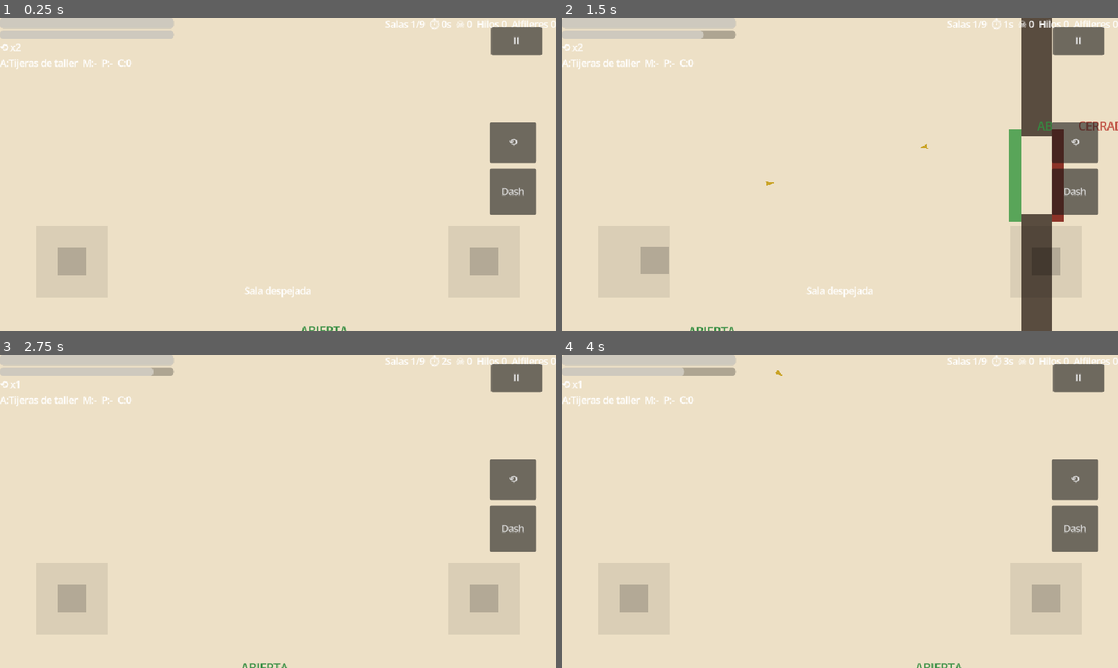
Above: before the commit, frames 1-4 (two rows, left to right).
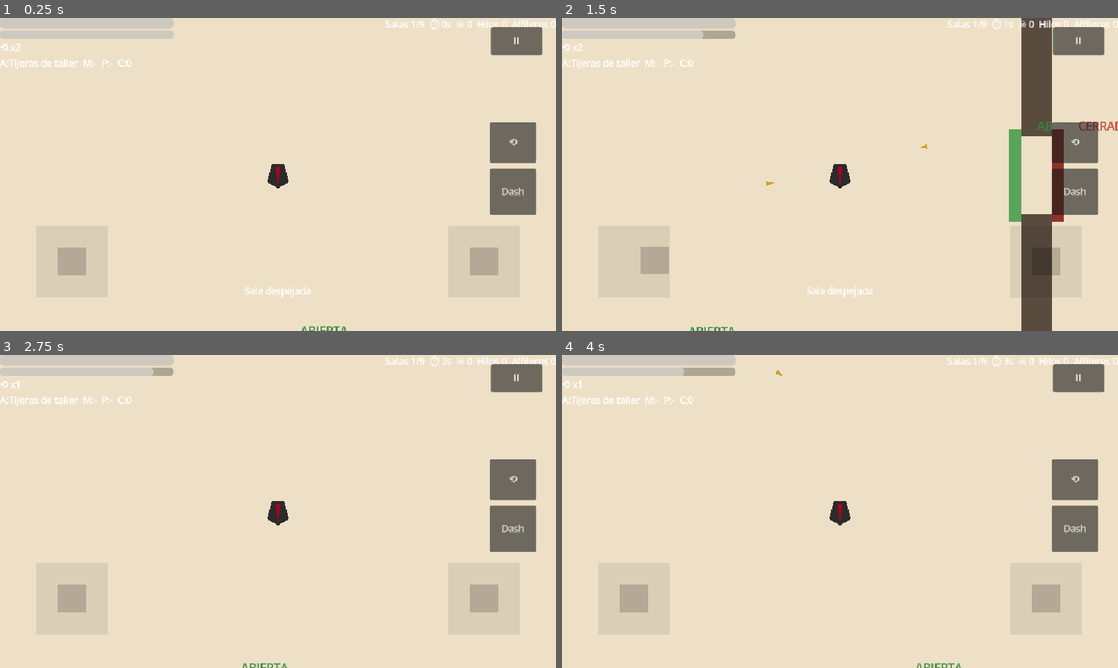
Above: after the commit, the same moments.

Repository: alex0593/Cuerda_y_Tijeras
Game: Godot game, scene res://gameplay/main/game.tscn
The game is run twice, just before and just after one commit, with the same random seed, the same clock (stepped at 60 frames per second) and the same inputs.
Inputs (mouse positions are in pixels of both pictures, inside the frame that each line leads up to):
- Up to frame 1 (0.25 s): no input
- Up to frame 2 (1.5 s): tap Enter at 0.5 s; move the mouse to (962, 158) at 0.52 s; hold D (move_right) 0.53-1.25 s; tap Space (dash) at 0.6 s; click (962, 158) at 0.67 s; drag from (728, 190) to (1029, 174) at 1.27 s
- Up to frame 3 (2.75 s): move the mouse to (333, 442) at 2.02 s; hold D (move_right) from 2.03 s (still down); tap Q (rewind) at 2.1 s
- Up to frame 4 (4 s): release D (move_right) at 2.75 s; drag from (812, 574) to (673, 464) at 2.77 s; move the mouse to (1006, 558) at 3.52 s; hold A (move_left) from 3.53 s (still down); tap Space (dash) at 3.6 s

The runs differ from the first frame. In frame 1, 0.2% of the frame differs, in the area x 48-52%, y 46-55%; in frame 2, 0.2%; in frame 3, 0.2%; in frame 4, 0.2%.

Commit message:
fix: la jugadora se dibujaba debajo del suelo del mapa
Al hacer las salas explorables la jugadora pasó a ser hija de Main en vez
de hija de la sala, pero se dejó move_child(player, 0), que la colocaba
antes que las nueve salas. Como el suelo de cada sala es un Polygon2D en
z_index 0 y se dibuja después, la tapaba entera: en el móvil no se veía
nada, ni el personaje ni el juego.

- game.gd: la jugadora se queda como última hija y se le pone z_index 5,
  por encima del suelo y los muros. El orden de hermanos ya la ponía
  última, pero el z_index lo deja a salvo de que alguien reordene el árbol.
- test_h1_rooms lo cubre: la jugadora tiene que dibujarse por encima del
  suelo de la sala.

Este era el fallo de verdad del encuadre; lo del joystick era secundario.

Diff:
--- a/gameplay/main/game.gd
+++ b/gameplay/main/game.gd
@@ -7,6 +7,8 @@
 
 const START_CELL := Vector2i(0, 0)
 const REPAIR_ID := "repair"
+# Por encima del suelo y los muros de la sala, que van en 0.
+const PLAYER_Z := 5
 const STEP := {"left": Vector2i(-1, 0), "right": Vector2i(1, 0), "up": Vector2i(0, -1), "down": Vector2i(0, 1)}
 const OPPOSITE := {"left": "right", "right": "left", "up": "down", "down": "up"}
 
@@ -123,7 +125,11 @@
 	player.move_speed *= k.x
 	player.dash_speed *= k.x
 	add_child(player)
-	move_child(player, 0)
+	# La jugadora es hija del mapa, no de la sala, así que sin esto el suelo de
+	# la sala la dibuja encima y desaparece bajo el mapa. El orden de hermanos
+	# ya la pone la última, pero el z_index lo deja explícito y a salvo de que
+	# alguien reordene el árbol.
+	player.z_index = PLAYER_Z
 	var start: RoomScript = rooms.get(START_CELL)
 	# En el centro de la sala, no en la esquina: las esquinas de la pantalla las
 	# cubren los joysticks táctiles, y aparecer debajo de uno hace que la jugadora
--- a/tests/test_h1_rooms.gd
+++ b/tests/test_h1_rooms.gd
@@ -47,6 +47,11 @@
 	var player = get_first_node_in_group("player") as Node2D
 	_check(player != null, "debe existir una única jugadora")
 	_check((get_nodes_in_group("player") as Array).size() == 1, "el mapa no puede duplicar a la jugadora")
+	# La jugadora es hija del mapa, no de la sala: si se dibuja antes que el
+	# suelo, desaparece bajo el mapa y no se ve en absoluto.
+	var floor = (start.get_node_or_null("Floor") as Node2D) if is_instance_valid(start) else null
+	_check(is_instance_valid(floor) and player.z_index > floor.z_index,
+		"la jugadora se dibuja por encima del suelo de la sala")
 
 	# 3. Una sala sin visitar está dormida: sin enemigos ni botín.
 	var combat: Node = null
